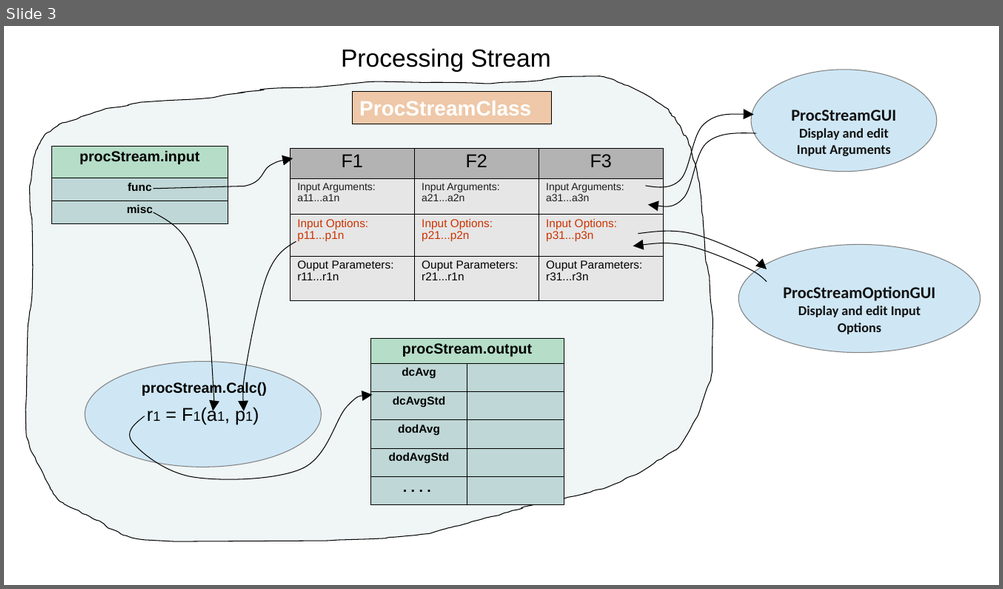
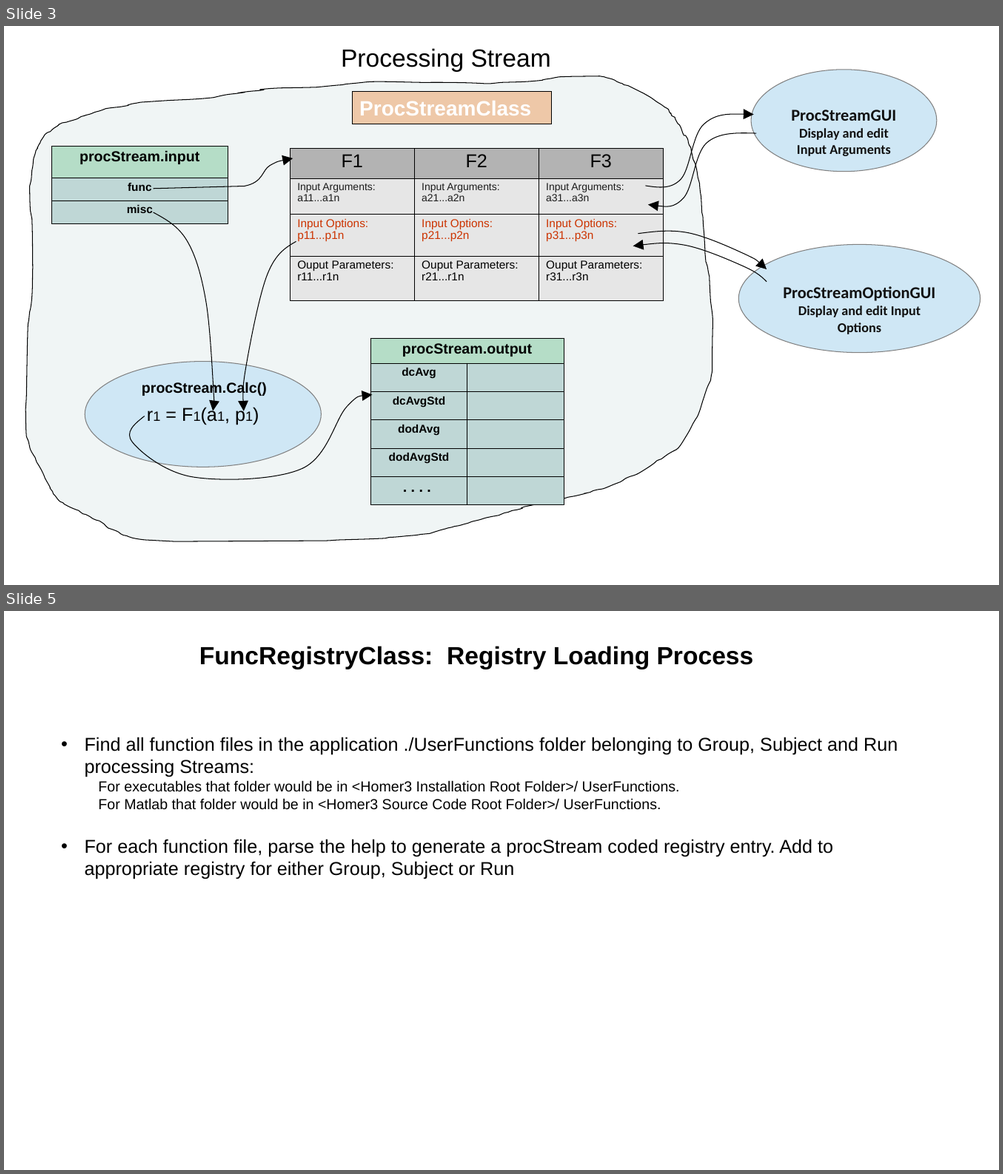
Before and after one commit to BUNPC/Homer3, a slide deck: Docs/DesignNotes.ppt. Shown one above the other, each under a label of ours: slide 3 before the commit, slides 3 and 5 after it; the slides between them are not shown. The pictures are 1003x589 and 1003x1174 pixels, drawn with LibreOffice and Linux fonts; fonts in the diff are those of the drawing. Boxes give left, top, right and bottom in pixels: in the first picture for what was removed or moved away, otherwise in the second. Text is boxed around its words. In the diff, an @@ line names an element or a change of style, - is before the commit and + after.

```diff
--- a/Docs/DesignNotes.ppt
+++ b/Docs/DesignNotes.ppt
@@ slide 5 added at box(4, 611, 999, 1170), background #FFFFFF @@
@@ text added at box(199, 646, 754, 669), 24 pt, text #000000, bold @@
+FuncRegistryClass: Registry Loading Process
@@ text added at box(85, 737, 897, 880), 18 pt, text #000000 @@
+• Find all function files in the application ./UserFunctions folder belonging to Group, Subject and Run processing Streams:
+  For executables that folder would be in <Homer3 Installation Root Folder>/ UserFunctions.
+  For Matlab that folder would be in <Homer3 Source Code Root Folder>/ UserFunctions.
+• For each function file, parse the help to generate a procStream coded registry entry. Add to appropriate registry for either Group, Subject or Run
```
Also in this commit, not shown: 1 slide changed, 1 slide removed, 25 other files.
